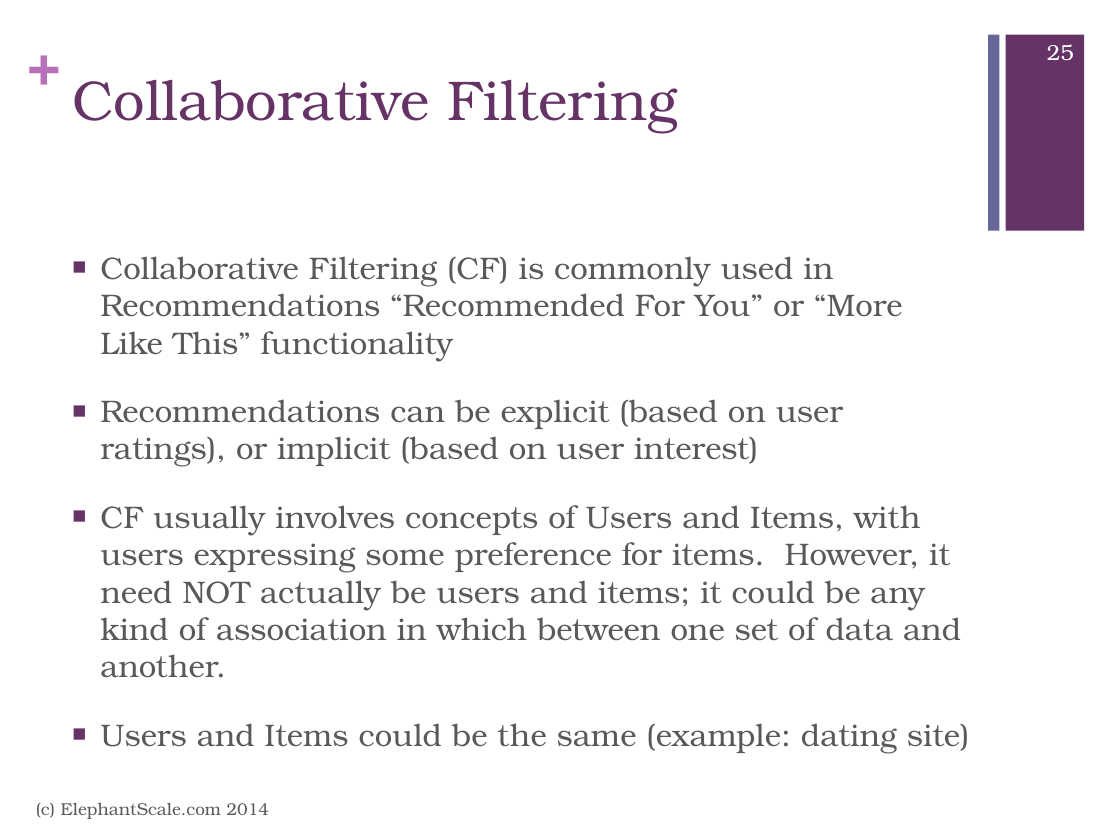
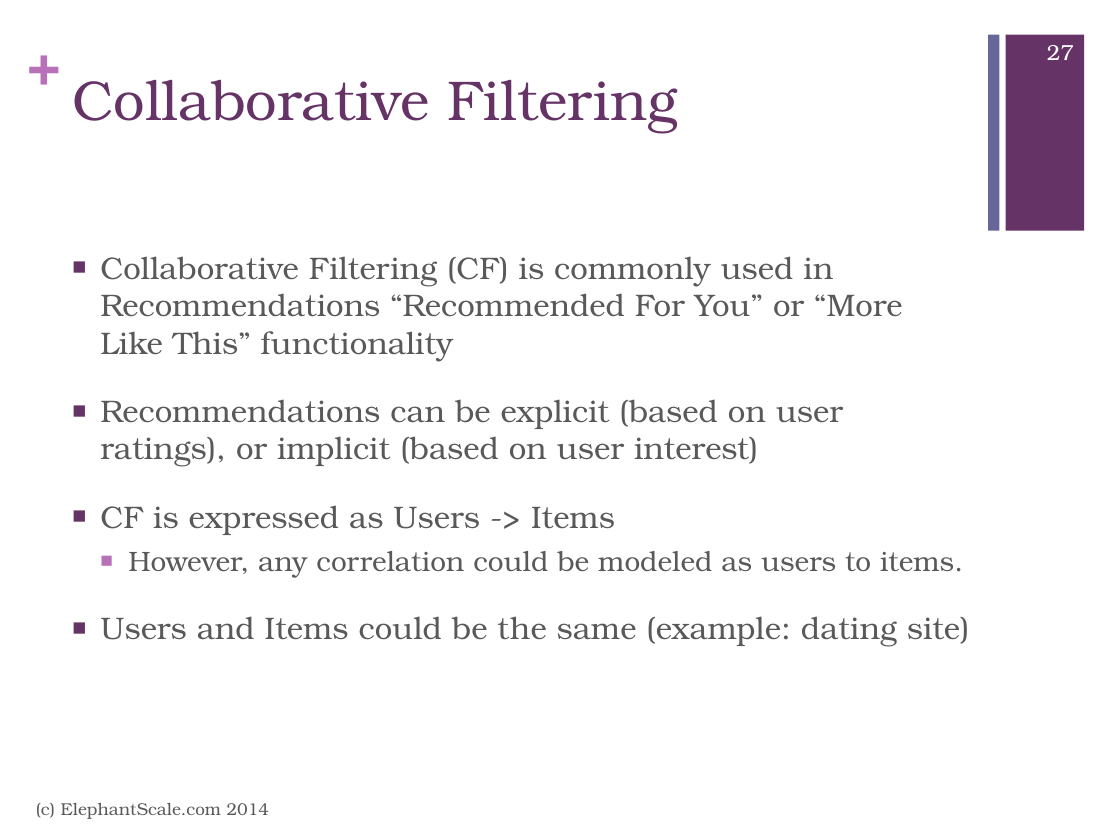
Before and after one commit to mattvinks/spark-labs, a slide deck: slide 27 of slides/MLLib.pptx (slide 25 before the commit). Drawn at 1120x840 pixels with LibreOffice and Linux fonts; fonts in the diff are those of the drawing. Boxes give left, top, right and bottom in pixels: in the first picture for what was removed or moved away, otherwise in the second. Text is boxed around its words. In the diff, an @@ line names an element or a change of style, - is before the commit and + after.

Commit message:
Made updates to MLLib; Changed name MLLib -> MLlib Added more detail to slides. Added thoughts on model evaluation

```diff
--- a/slides/MLLib.pptx
+++ b/slides/MLLib.pptx
@@ page number at (x1=1047, y1=45, x2=1074, y2=60): text changed @@
-25
+27
@@ text at (x1=100, y1=505, x2=963, y2=578): text changed; size 20 to 18 pt @@
-■ CF usually involves concepts of Users and Items, with users expressing some preference for items. However, it need NOT actually be users and items; it could be any kind of association in which between one set of data and another.
+■ CF is expressed as Users -> Items
+  ■ However, any correlation could be modeled as users to items.
```
Also in this commit, not shown: 7 other slides changed, 6 slides added.
